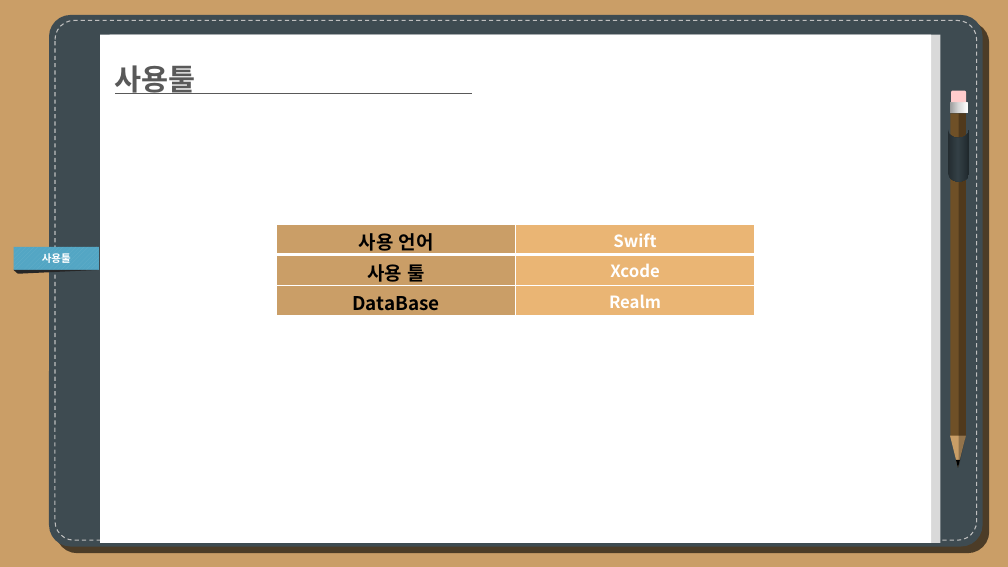
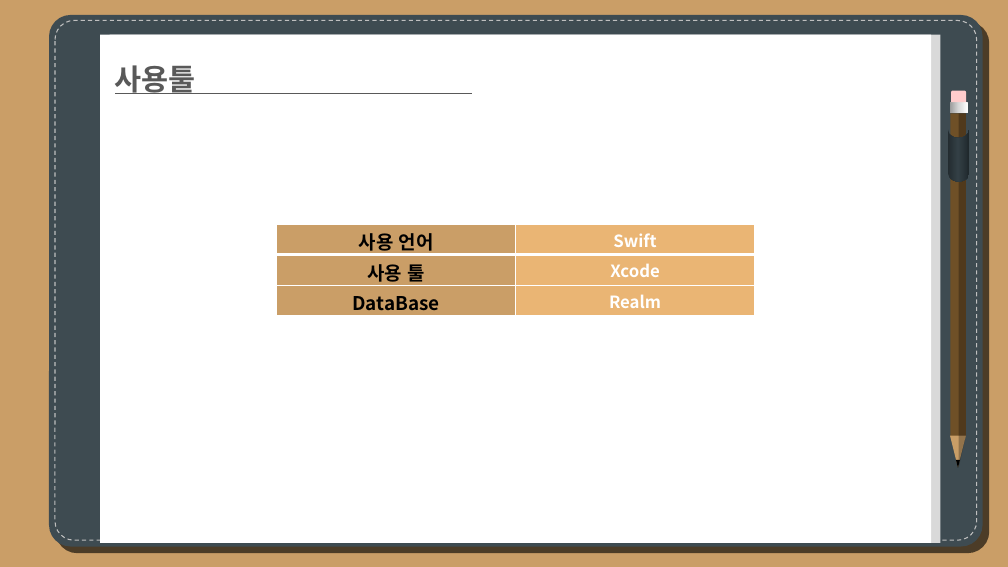
Before and after one commit to haramchae0217/Graduation-Project, a slide deck: slide 10 of Assets/졸업작품제안서(201721963정찬욱).pptx (slide 7 before the commit). Drawn at 1008x567 pixels with LibreOffice and Linux fonts; fonts in the diff are those of the drawing. Boxes give left, top, right and bottom in pixels: in the first picture for what was removed or moved away, otherwise in the second. Text is boxed around its words. In the diff, an @@ line names an element or a change of style, - is before the commit and + after.

```diff
--- a/Assets/졸업작품제안서(201721963정찬욱).pptx
+++ b/Assets/졸업작품제안서(201721963정찬욱).pptx
@@ rectangle removed at box(14, 247, 99, 271) @@
-사용툴
@@ triangle removed at box(14, 270, 99, 274) @@
```
Also in this commit, not shown: 8 other slides changed, 4 slides added, 1 slide removed, 10 other files.
